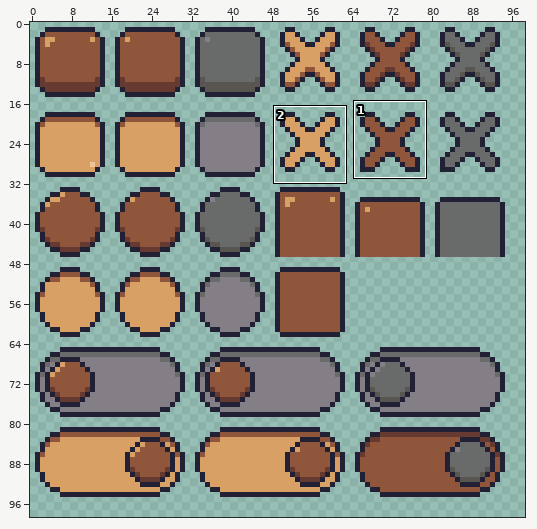
A pixel-art file gets an edit: theme.aseprite. Above, an overview of the earlier version with the close-up marked.
Close-up. As it was:
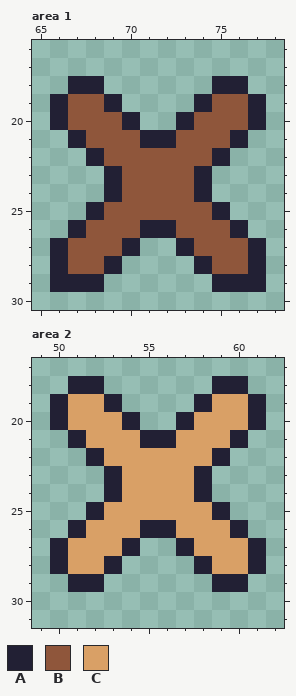
128x128 pixels, 1 frame. Colours within 5 levels of each other are drawn and written as one. Shown: area 1: x 65..78, y 16..30; area 2: x 49..62, y 17..31. The wide view leaves out empty margins. The commit also changed other parts of the picture, which this record leaves out.
Palette (. is transparent): A #222034  B #8f563b  C #d9a066
Pixels before, area 1, first column x 66:
18 .AA......AA.
19 ABBA....ABBA
20 ABBBA..ABBBA
21 .ABBBAABBBA.
22 ..ABBBBBBA..
23 ...ABBBBA...
24 ...ABBBBA...
25 ..ABBBBBBA..
26 .ABBBAABBBA.
27 ABBBA..ABBBA
28 ABBA....ABBA
29 AAA......AAA
Pixels before, area 2, first column x 50:
18 .AA......AA.
19 ACCA....ACCA
20 ACCCA..ACCCA
21 .ACCCAACCCA.
22 ..ACCCCCCA..
23 ...ACCCCA...
24 ...ACCCCA...
25 ..ACCCCCCA..
26 .ACCCAACCCA.
27 ACCCA..ACCCA
28 ACCA....ACCA
29 .AA......AA.
After:
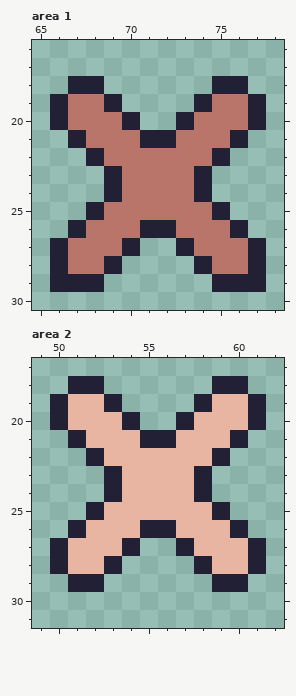
The edit:
colour B: #8f563b -> #ba756a
colour C: #d9a066 -> #e9b5a3
Changed places in both close-ups, as pixel boxes (x1, y1, x2, y2):
changed: (68, 94, 248, 274)
changed: (68, 394, 248, 574)
